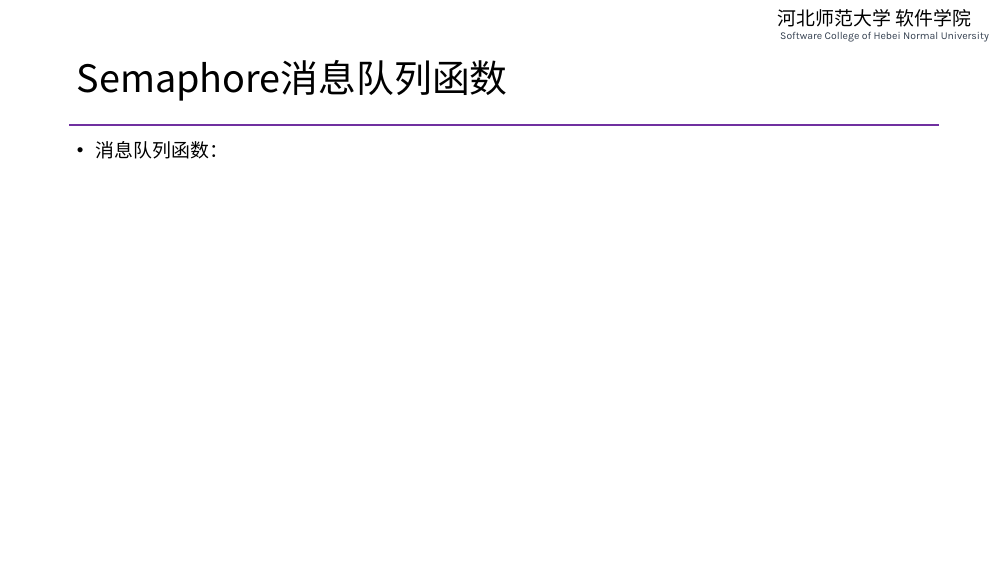
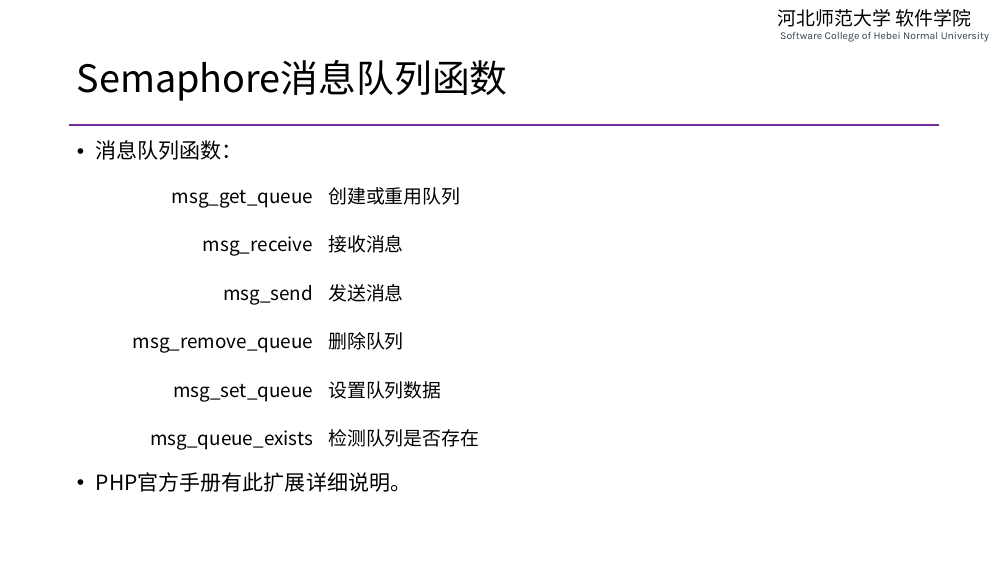
Before and after one commit to edu2act/course-php-serverside-development-on-linux, a slide deck: slide 9 of materials/slides/ch07-message-queue.pptx (slide 6 before the commit). Drawn at 1008x567 pixels with LibreOffice and Linux fonts; fonts in the diff are those of the drawing. Boxes give left, top, right and bottom in pixels: in the first picture for what was removed or moved away, otherwise in the second. Text is boxed around its words. In the diff, an @@ line names an element or a change of style, - is before the commit and + after.

```diff
--- a/materials/slides/ch07-message-queue.pptx
+++ b/materials/slides/ch07-message-queue.pptx
@@ text at bbox=[96, 140, 243, 160]: size 18 to 20 pt in "消息队列函数：" @@
@@ table added at bbox=[81, 171, 845, 461], 6 rows, 2 columns @@
+msg_get_queue | 创建或重用队列
+msg_receive | 接收消息
+msg_send | 发送消息
+msg_remove_queue | 删除队列
+msg_set_queue | 设置队列数据
+msg_queue_exists | 检测队列是否存在
@@ text at bbox=[96, 472, 411, 492]: paragraph added @@
+• PHP官方手册有此扩展详细说明。
```
Also in this commit, not shown: 2 other slides changed, 7 slides added, 10 other files.
